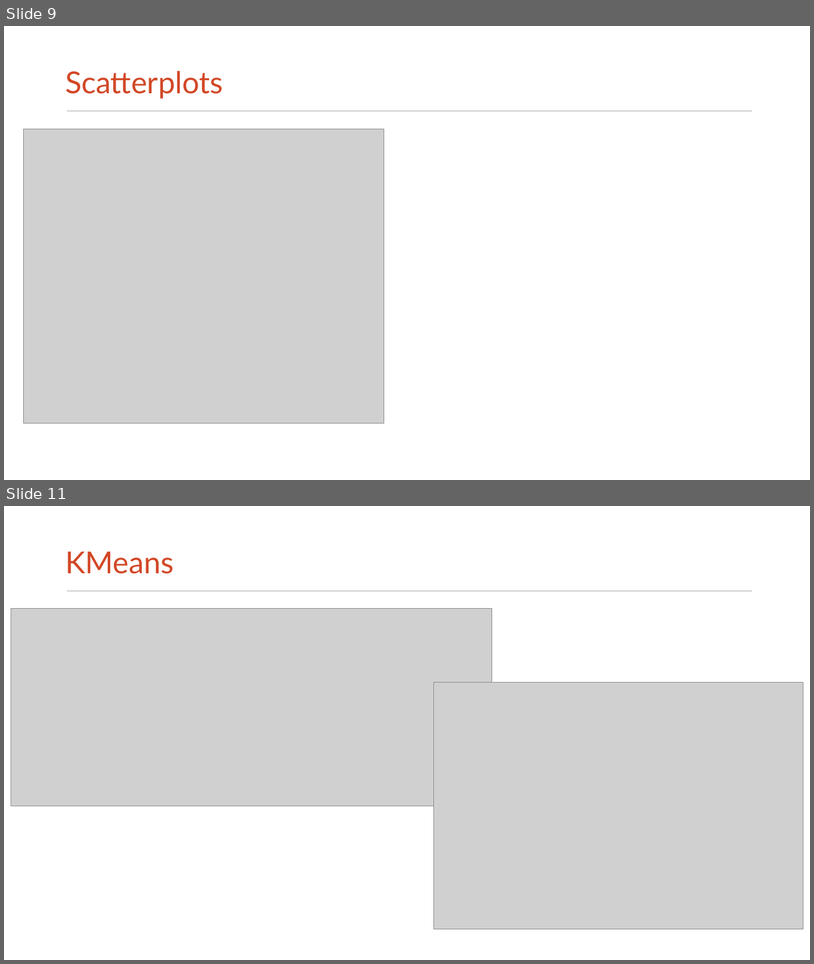
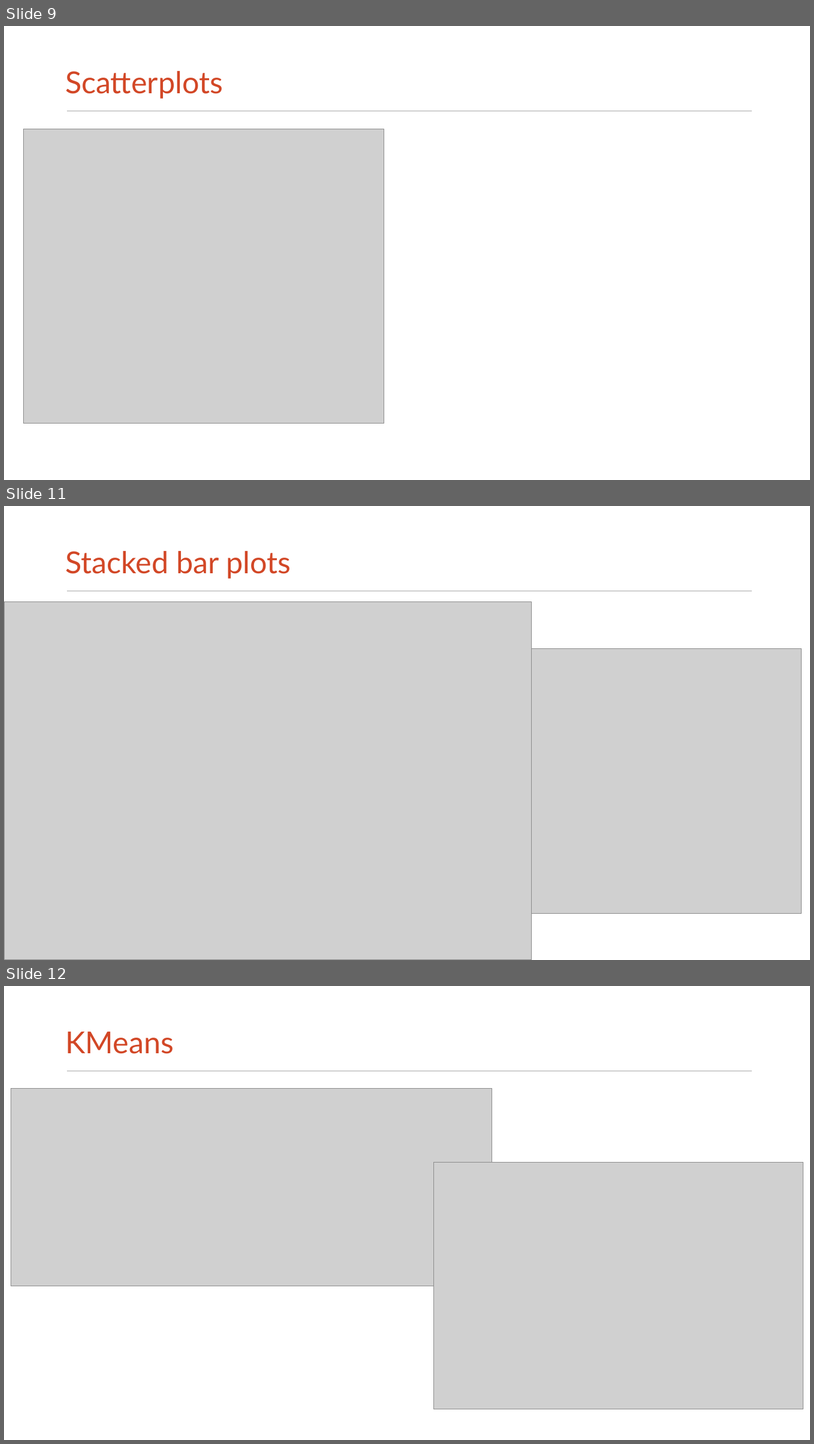
Before and after one commit to francobelloni85/UniSoftwareQualityExam, a slide deck: SOFTWARE_QUALITY_EVALUATION.pptx. Shown one above the other, each under a label of ours: slides 9 and 11 before the commit, slides 9, 11 and 12 after it; the slides between them are not shown. The pictures are 814x964 and 814x1444 pixels, drawn with LibreOffice and Linux fonts; fonts in the diff are those of the drawing; grey boxes stand for pictures. Boxes give left, top, right and bottom in pixels: in the first picture for what was removed or moved away, otherwise in the second. Text is boxed around its words. In the diff, an @@ line names an element or a change of style, - is before the commit and + after.

Commit message:
[ADD] Stacked bar plots

```diff
--- a/SOFTWARE_QUALITY_EVALUATION.pptx
+++ b/SOFTWARE_QUALITY_EVALUATION.pptx
@@ slide 11 added at <box>4,506,810,960</box>, background #FFFFFF; not listed: 1 template element that a slide beside it also shows @@
@@ title added at <box>65,551,291,579</box>, 36 pt, text #D24726 @@
+Stacked bar plots
@@ picture added at <box>4,602,532,960</box> @@
@@ picture added at <box>503,648,801,913</box> @@
@@ what was slide 11 is now slide 12 @@
```
Also in this commit, not shown: 1 slide changed, 3 other slides added, 2 slides removed, 2 other files.
